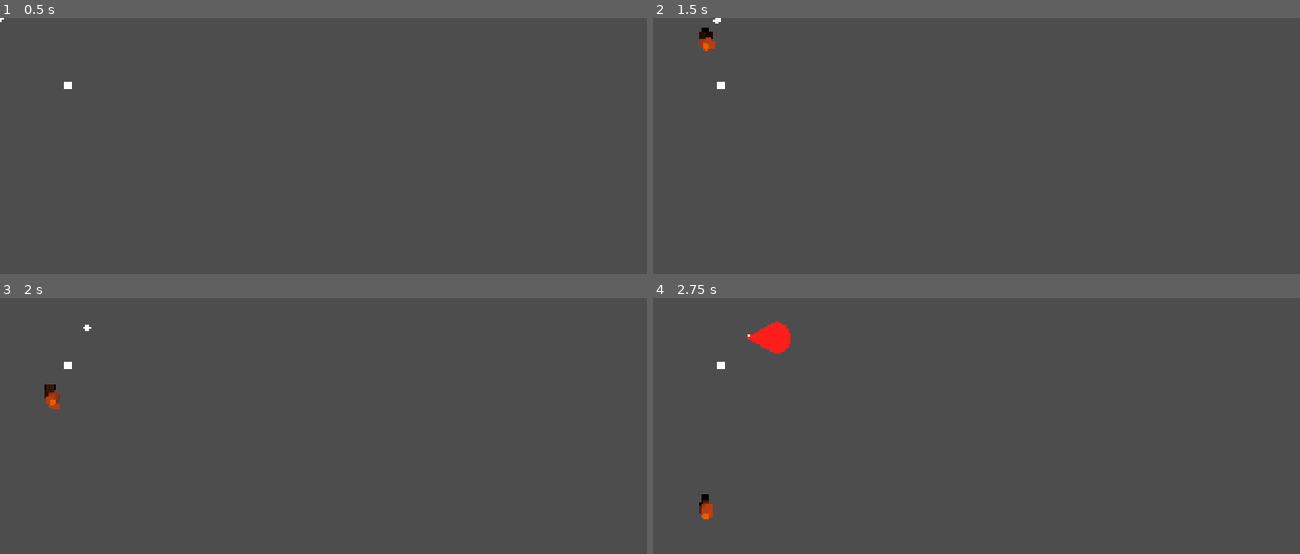
Above: before the commit, frames 1-4 (two rows, left to right).
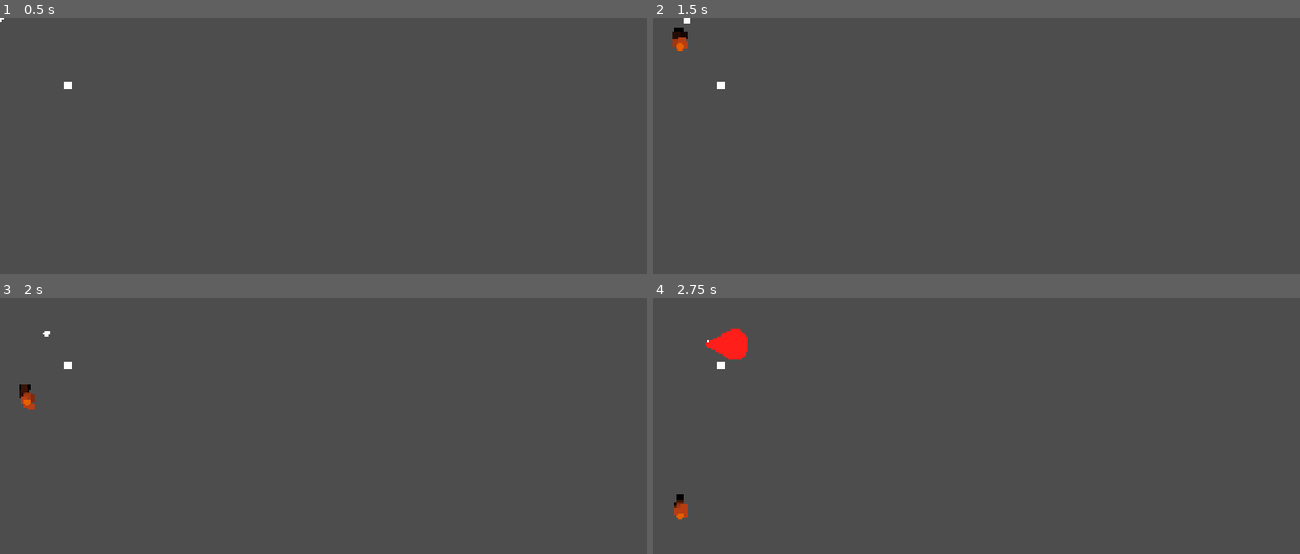
Above: after the commit, the same moments.

Repository: Shinee388/2d-strategy-fighting
Game: Godot game, scene res://arena/Arena.tscn
Same seed, same stepped clock (60 frames per second), same inputs: the game is played once before the commit and once after it. This scene is started directly instead of the project's main scene.
Inputs:
- Up to frame 1 (0.5 s): no input
- Up to frame 2 (1.5 s): tap Enter at 0.5 s; hold Right (ui_right) 0.53-1.28 s; tap F at 0.6 s; tap Space at 0.77, 1.25 s; hold Down (ui_down) from 1.28 s (still down); tap 1 at 1.35 s
- Up to frame 3 (2 s): keep holding Down (ui_down); tap Space at 1.52 s
- Up to frame 4 (2.75 s): release Down (ui_down) at 2.03 s; hold Right (ui_right) from 2.03 s (still down); tap 2 at 2.1 s

Frame 1 is identical in both runs. In frame 2, 0.4% of the frame differs, in the area x 3-11%, y 0-13%; in frame 3, 0.4%; in frame 4, 1.4%, in the area x 3-22%, y 9-87%.
Error before the commit: Invalid assignment of property or key 'caster' with value of type 'CharacterBody2D (Fighter)' on a base object of type 'Node2D'. (res://fighter/fighter.gd:48)

Commit message:
..

Diff:
--- a/selection/selection.tscn
+++ b/selection/selection.tscn
@@ -1,4 +1,6 @@
 [gd_scene format=3 uid="uid://bisgoqd06l6hu"]
+
+[ext_resource type="Script" uid="uid://6vrnnmn86civ" path="res://selection/selection.gd" id="1_4ubhv"]
 
 [sub_resource type="LabelSettings" id="LabelSettings_4kxuq"]
 
@@ -14,6 +16,7 @@
 anchor_bottom = 1.0
 grow_horizontal = 2
 grow_vertical = 2
+script = ExtResource("1_4ubhv")
 
 [node name="MarginContainer" type="MarginContainer" parent="." unique_id=397102644]
 layout_mode = 1
--- a/style/firestyle/firestyle.tscn
+++ b/style/firestyle/firestyle.tscn
@@ -20,7 +20,7 @@
 
 [sub_resource type="BoxMesh" id="BoxMesh_mti6b"]
 
-[node name="FireStyle" type="Node2D" unique_id=188546445]
+[node name="FireStyle" type="Area2D" unique_id=507309832]
 script = ExtResource("1_pcuis")
 
 [node name="hitbox1,2" type="Area2D" parent="." unique_id=868684894]
